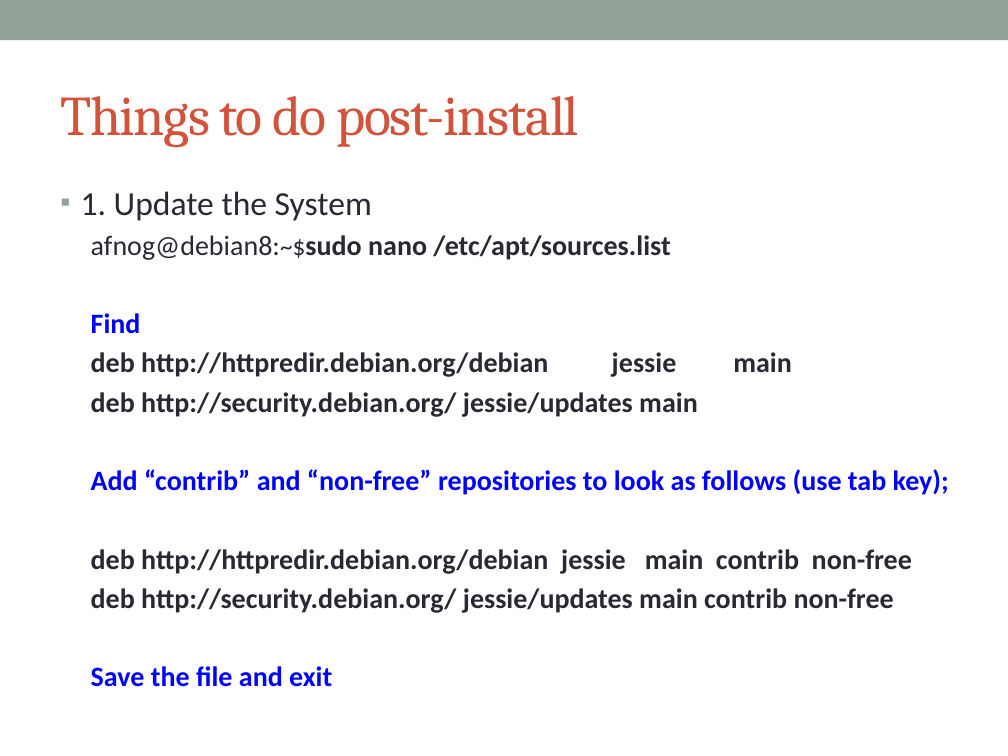
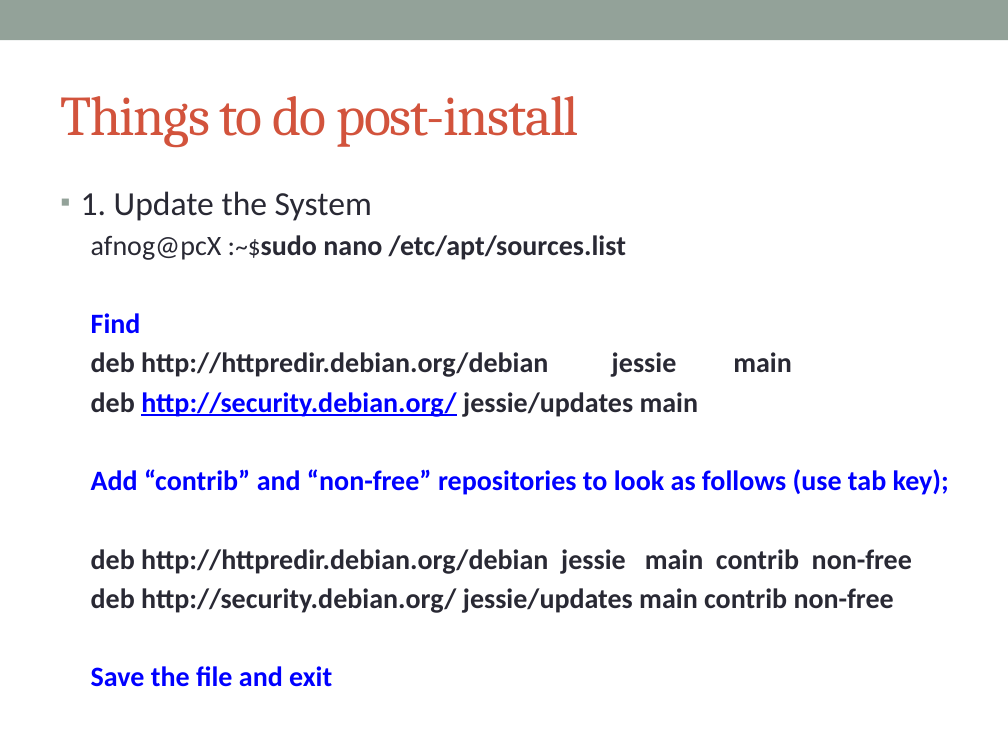
Before and after one commit to afnog/afnog.github.io, a slide deck: slide 22 of sse/intro/IntroPresentation.pptx. Drawn at 1008x756 pixels with LibreOffice and Linux fonts; fonts in the diff are those of the drawing. Boxes give left, top, right and bottom in pixels: in the first picture for what was removed or moved away, otherwise in the second. Text is boxed around its words. In the diff, an @@ line names an element or a change of style, - is before the commit and + after.

```diff
--- a/sse/intro/IntroPresentation.pptx
+++ b/sse/intro/IntroPresentation.pptx
@@ text at <box>91,235,626,260</box>: text changed @@
-  afnog@debian8:~$sudo nano /etc/apt/sources.list
+  afnog@pcX :~$sudo nano /etc/apt/sources.list
@@ text at <box>91,352,792,417</box>: text colour #292934 to #0000FF, underline on in "http://security.debian.org/" @@
```
Also in this commit, not shown: 12 other slides changed, 4 other files.
